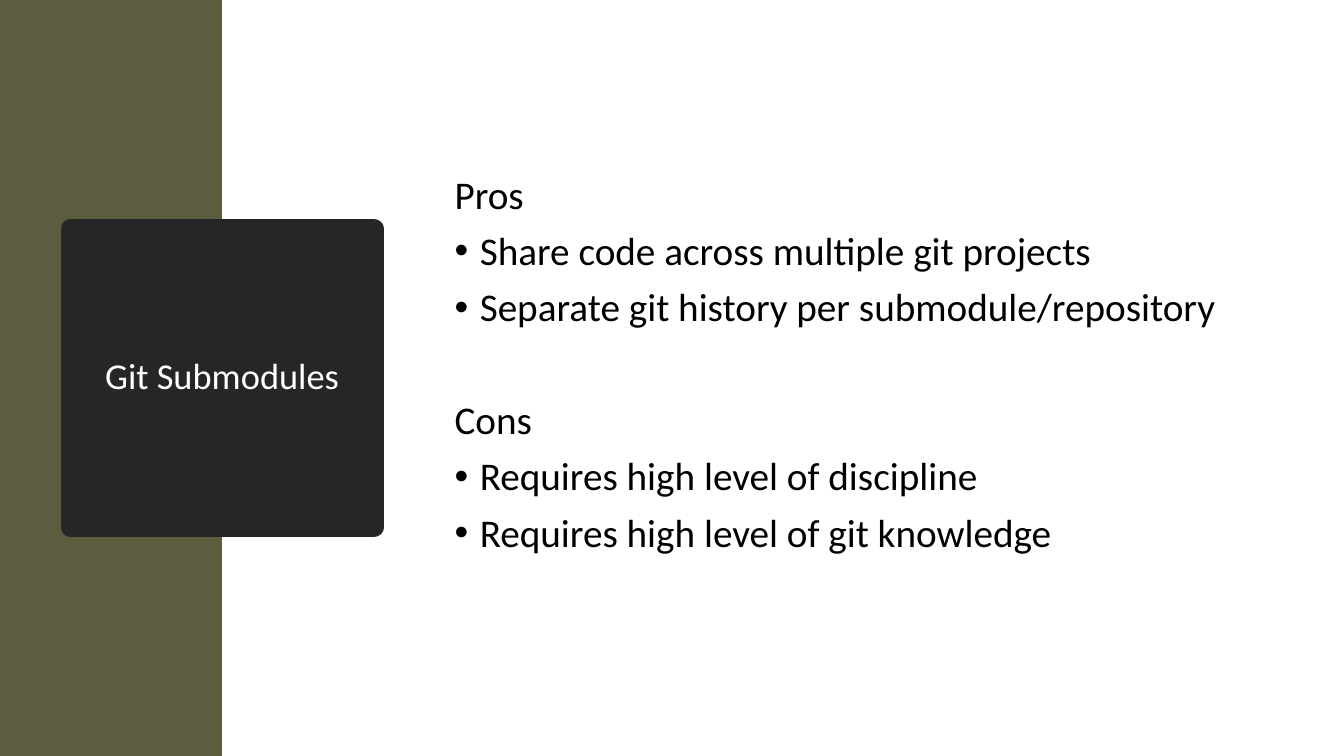
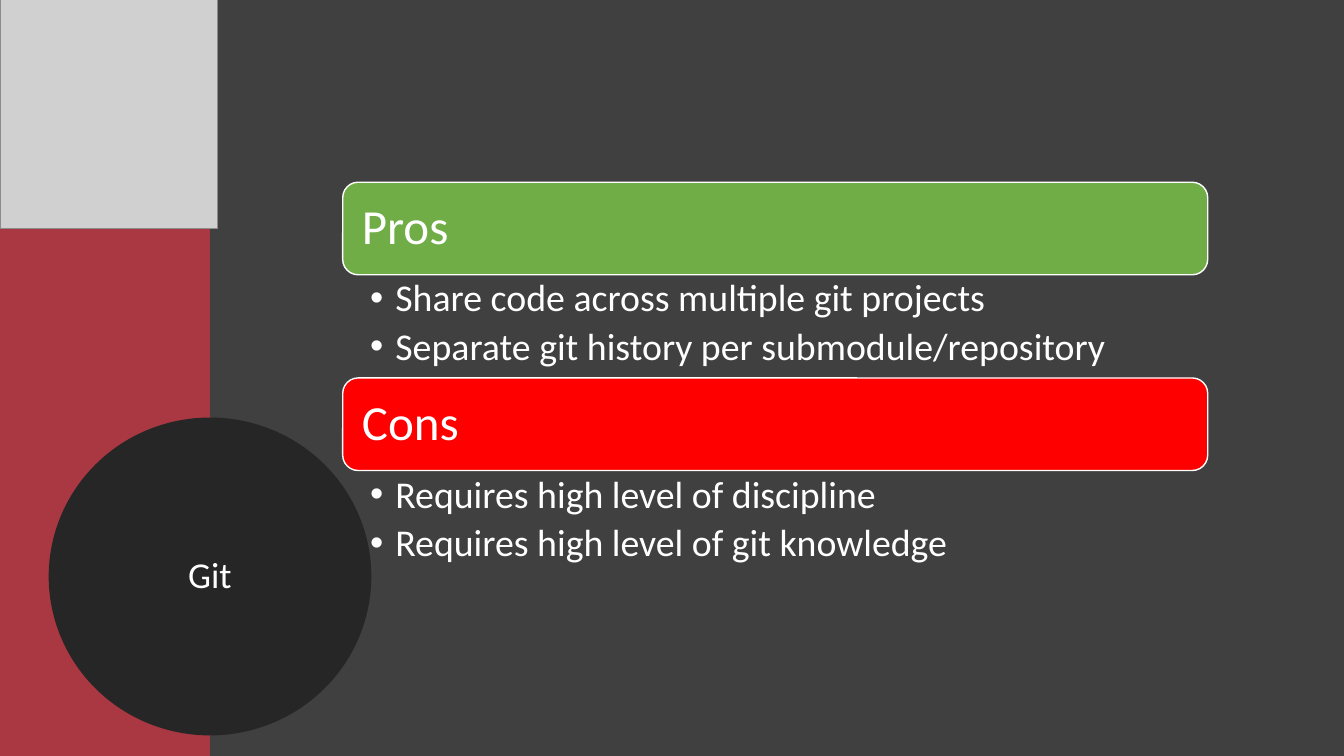
Before and after one commit to Xapuu/programingStuff, a slide deck: slide 8 of ngMeetup.pptx (slide 10 before the commit). Drawn at 1344x756 pixels with LibreOffice and Linux fonts; fonts in the diff are those of the drawing; grey boxes stand for pictures. Boxes give left, top, right and bottom in pixels: in the first picture for what was removed or moved away, otherwise in the second. Text is boxed around its words. In the diff, an @@ line names an element or a change of style, - is before the commit and + after.

```diff
--- a/ngMeetup.pptx
+++ b/ngMeetup.pptx
@@ background #FFFFFF to #404040 @@
@@ rectangle: place and size @@
-rectangle at (0, 0, 222, 756)
+rectangle at (0, 0, 210, 756)
@@ rectangle at (0, 0, 210, 756): fill #5C5C3E to #A93843 @@
@@ picture added at (0, 0, 218, 229) @@
@@ text removed at (455, 184, 1215, 554) @@
-Pros
-• Share code across multiple git projects
-• Separate git history per submodule/repository
-Cons
-• Requires high level of discipline
-• Requires high level of git knowledge
@@ title removed at (71, 229, 374, 527) @@
-Git Submodules
@@ ellipse added at (58, 427, 362, 726), fill #262626, outline #262626 13.75 pt, 26 pt, text #FFFFFF @@
+Git
@@ group added at (343, 182, 1208, 563): 4 texts, 2 rounded rectangles @@
+Pros
+  • Share code across multiple git projects
+  • Separate git history per submodule/repository
+Cons
+  • Requires high level of discipline
+  • Requires high level of git knowledge
```
Also in this commit, not shown: 7 other slides changed, 14 slides added, 4 slides removed, 1 other file.
